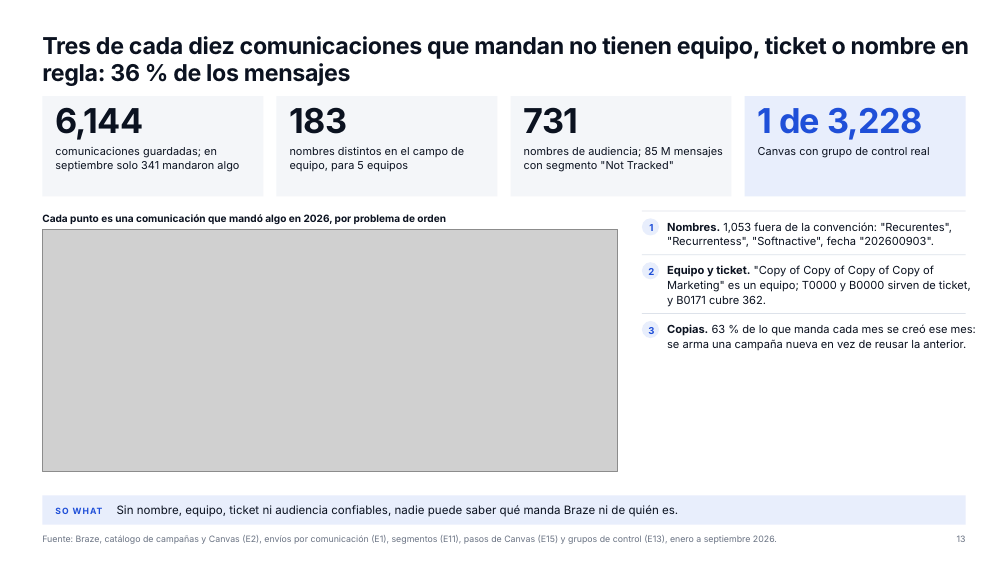
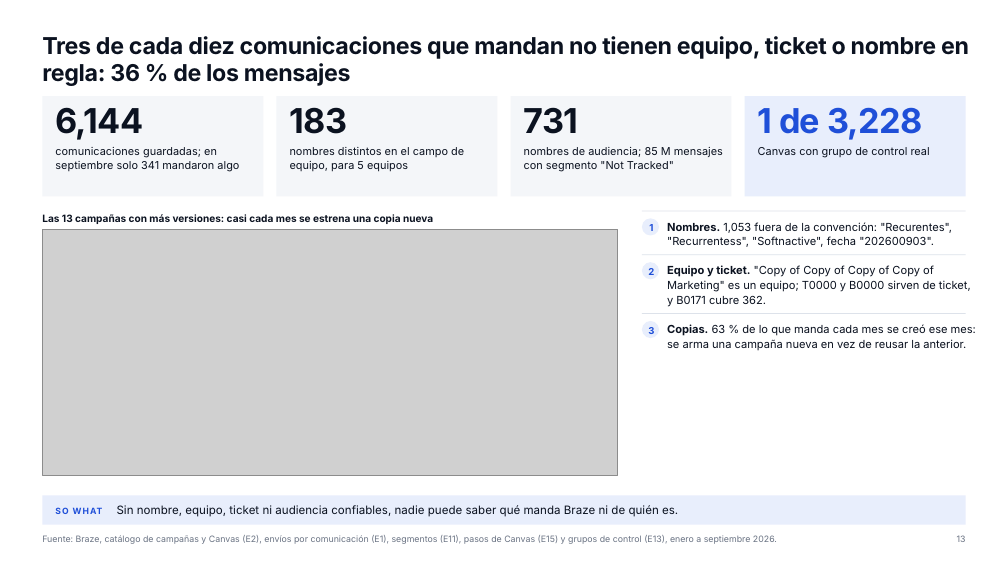
Before and after one commit to dvillasisr-lab/claude, a slide deck: slide 13 of braze-analysis/deck/v6/marketing/DECK_marketing.pptx. Drawn at 1008x567 pixels with LibreOffice and Linux fonts; fonts in the diff are those of the drawing; grey boxes stand for pictures. Boxes give left, top, right and bottom in pixels: in the first picture for what was removed or moved away, otherwise in the second. Text is boxed around its words. In the diff, an @@ line names an element or a change of style, - is before the commit and + after.

```diff
--- a/braze-analysis/deck/v6/marketing/DECK_marketing.pptx
+++ b/braze-analysis/deck/v6/marketing/DECK_marketing.pptx
@@ picture: place and size @@
-picture at [42, 229, 618, 471]
+picture at [42, 229, 618, 476]
@@ text at [42, 214, 433, 224]: text changed @@
-Cada punto es una comunicación que mandó algo en 2026, por problema de orden
+Las 13 campañas con más versiones: casi cada mes se estrena una copia nueva
```
Also in this commit, not shown: 2 other slides changed, 6 other files.
